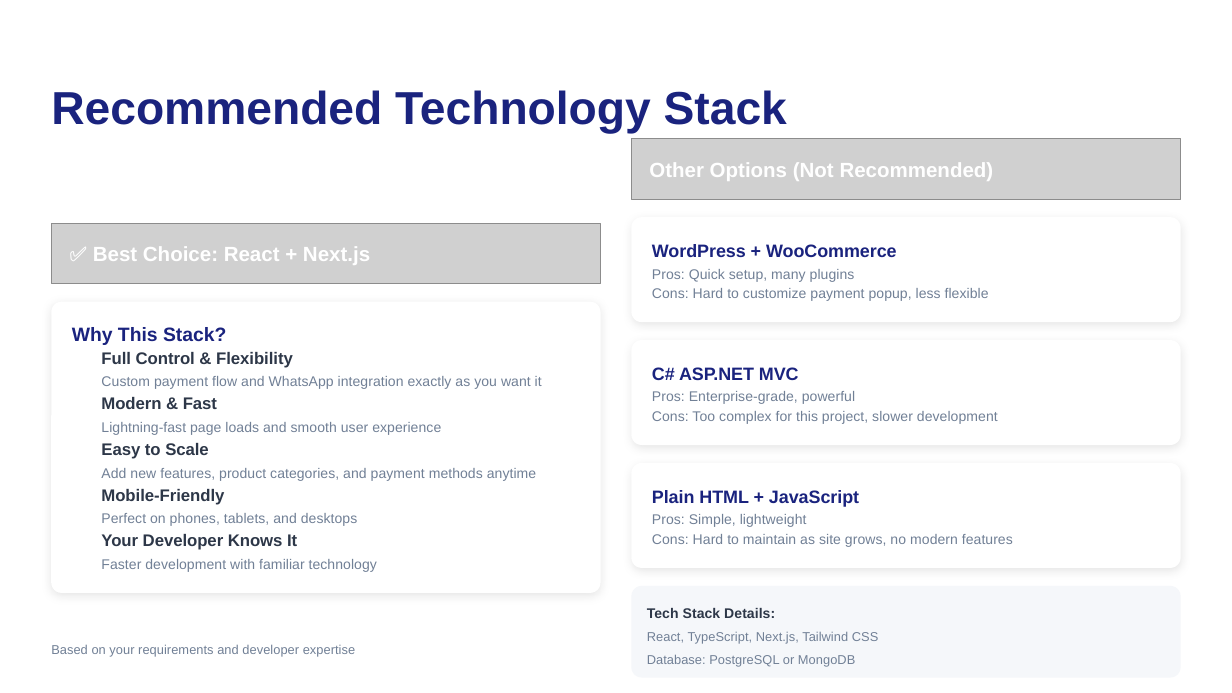
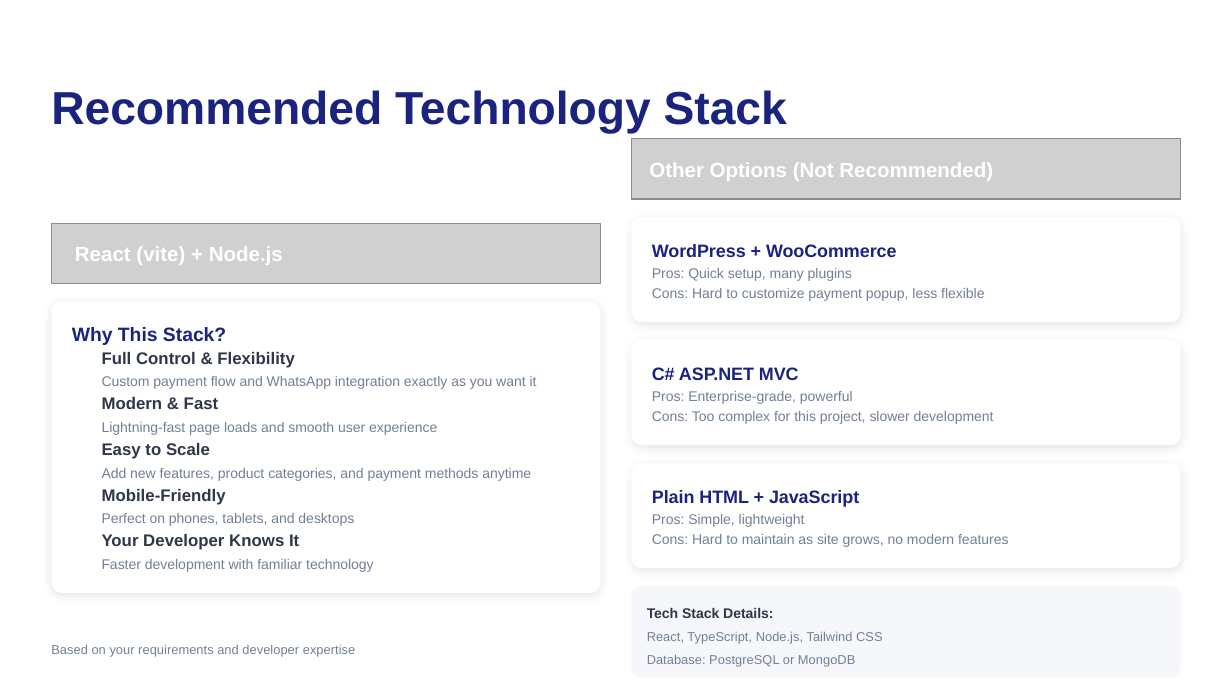
Before and after one commit to joshafolayan/stanzo3, a slide deck: slide 4 of ecommerce-proposal.pptx. Drawn at 1232x693 pixels with LibreOffice and Linux fonts; fonts in the diff are those of the drawing; grey boxes stand for pictures. Boxes give left, top, right and bottom in pixels: in the first picture for what was removed or moved away, otherwise in the second. Text is boxed around its words. In the diff, an @@ line names an element or a change of style, - is before the commit and + after.

Commit message:
chore: Install client and server project dependencies.

```diff
--- a/ecommerce-proposal.pptx
+++ b/ecommerce-proposal.pptx
@@ text at [75,246,283,265]: text changed @@
-✅ Best Choice: React + Next.js
+React (vite) + Node.js
@@ line spacing 11.6pt to 11.5pt in 12 elements at [102,376,537,389], [102,422,437,435], [102,468,531,481], [102,513,354,526], [102,559,374,572], [652,268,852,281], [652,288,984,301], [652,391,853,404], [652,411,994,424], [652,514,805,527], [652,534,1008,547], [647,608,773,618] @@
@@ text at [647,631,883,644]: text changed @@
-React, TypeScript, Next.js, Tailwind CSS
+React, TypeScript, Node.js, Tailwind CSS
```
Also in this commit, not shown: 4 other slides changed, 1 slide added, 55 other files.
